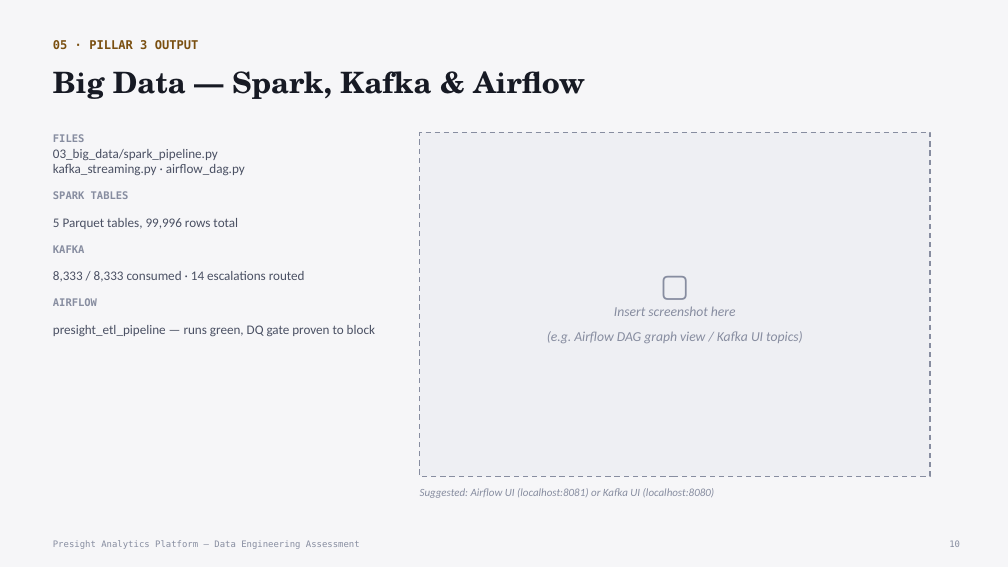
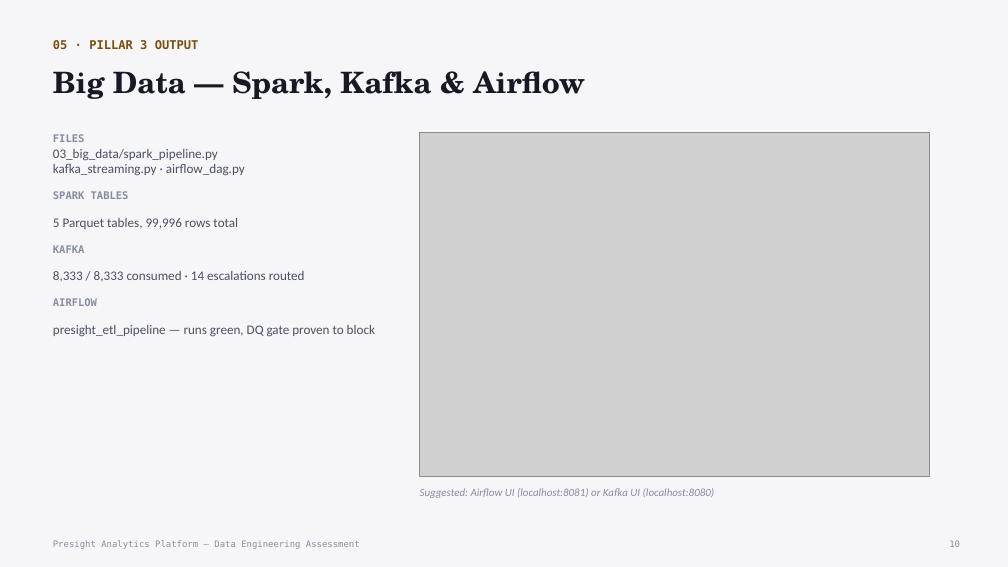
Before and after one commit to baijumohan/stackup-engineering-academy_assessment, a slide deck: slide 10 of solutions/submissions/baiju_mohan/Presight_Data_Project.pptx. Drawn at 1008x567 pixels with LibreOffice and Linux fonts; fonts in the diff are those of the drawing; grey boxes stand for pictures. Boxes give left, top, right and bottom in pixels: in the first picture for what was removed or moved away, otherwise in the second. Text is boxed around its words. In the diff, an @@ line names an element or a change of style, - is before the commit and + after.

```diff
--- a/solutions/submissions/baiju_mohan/Presight_Data_Project.pptx
+++ b/solutions/submissions/baiju_mohan/Presight_Data_Project.pptx
@@ rectangle removed at (x1=420, y1=132, x2=930, y2=476) @@
-▢
-Insert screenshot here
-(e.g. Airflow DAG graph view / Kafka UI topics)
@@ picture added at (x1=420, y1=132, x2=930, y2=476) @@
```
Also in this commit, not shown: 7 other slides changed, 10 other files.
